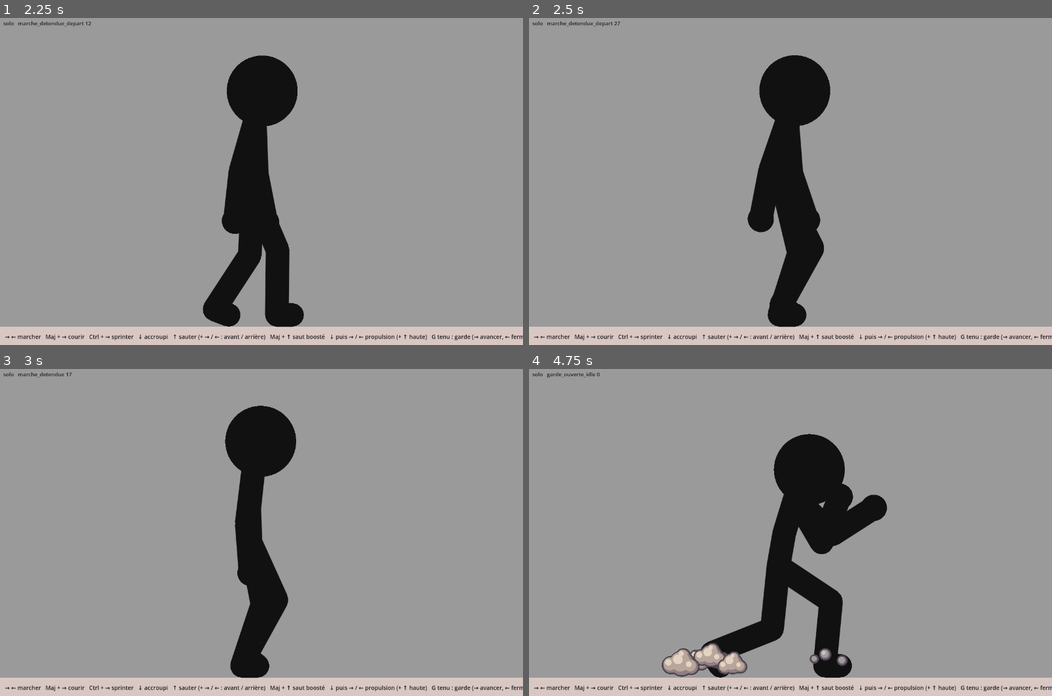
Above: before the commit, frames 1-4 (two rows, left to right).
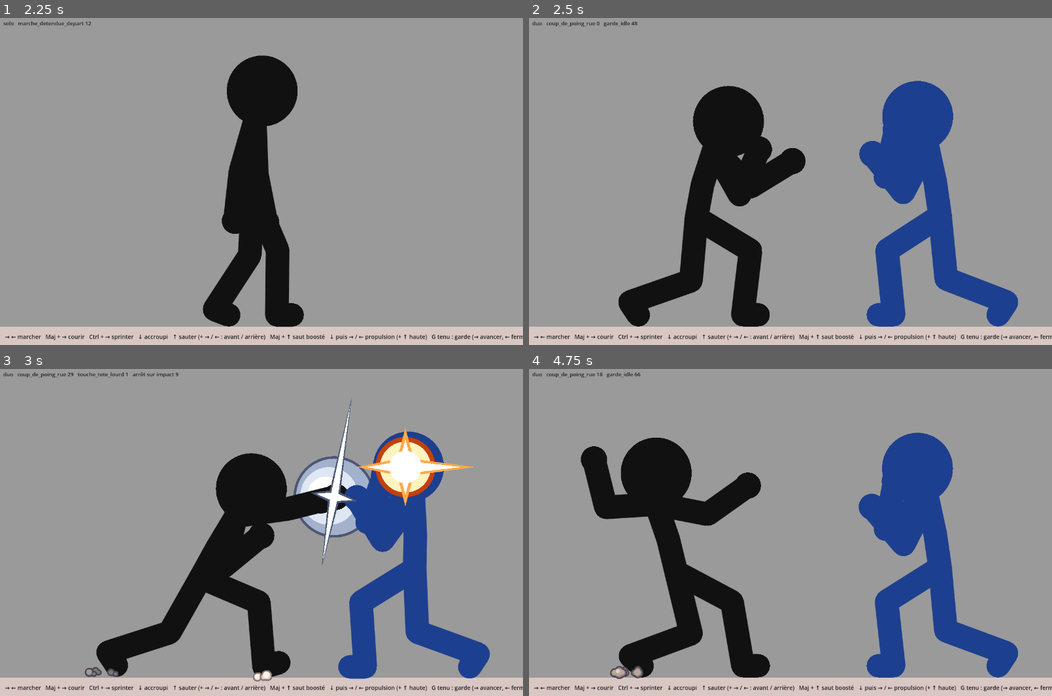
Above: after the commit, the same moments.

Repository: IzumiH2005/Testing
Game: Godot game, scene res://scenes/demo.tscn
Same seed, same stepped clock (60 frames per second), same inputs: the game is played once before the commit and once after it. This scene is started directly instead of the project's main scene.
Inputs (mouse positions are in pixels of both pictures, inside the frame that each line leads up to):
- Up to frame 1 (2.25 s): tap Enter at 0.5 s; drag from (261, 181) to (313, 109) at 0.52 s; drag from (156, 197) to (235, 246) at 1.27 s; move the mouse to (313, 109) at 2.02 s; hold Right from 2.03 s (still down); tap Z at 2.1 s
- Up to frame 2 (2.5 s): keep holding Right; tap F at 2.3 s
- Up to frame 3 (3 s): release Right at 2.75 s; drag from (235, 597) to (104, 483) at 2.77 s
- Up to frame 4 (4.75 s): move the mouse to (947, 581) at 3.52 s; hold Left 3.53-4.25 s; hold G 3.53-4.25 s; tap Space at 3.77, 4.25 s; tap F at 3.8 s; drag from (633, 483) to (712, 450) at 4.27 s

Frame 1 is identical in both runs. In frame 2, 24% of the frame differs, in the area x 0-94%, y 1-95%; in frame 3, 21%; in frame 4, 28%.

Commit message:
Coup de poing de rue travaillé depuis la garde ouverte, duo (touche F)
Co-Authored-By: Claude Opus 5.5 <noreply@anthropic.com>
Claude-Session: https://claude.ai/code/session_013wkJT9ZrGrrZzfFCfUVAVk

Diff:
--- /dev/null
+++ b/stickfight/anims/coup_de_poing_rue.json
@@ -0,0 +1,412 @@
+{
+ "nom": "coup_de_poing_rue",
+ "boucle": false,
+ "longueur": 64,
+ "base": "garde_ouverte",
+ "suivante": "garde_ouverte_idle",
+ "decalage": {
+  "neck": 2,
+  "chest": 1,
+  "armN": 1,
+  "foreN": 2
+ },
+ "trainees": [
+  {
+   "articulation": "handF",
+   "coude": "elbowF",
+   "de": 27,
+   "a": 31
+  }
+ ],
+ "evenements": [
+  {
+   "f": 8,
+   "type": "poussiere",
+   "articulation": "ankleF",
+   "dir": 180,
+   "taille": 0.35
+  },
+  {
+   "f": 29,
+   "type": "contact"
+  },
+  {
+   "f": 29,
+   "type": "hitstop",
+   "n": 9,
+   "tremble": 1.2
+  },
+  {
+   "f": 29,
+   "type": "choc",
+   "articulation": "handF",
+   "dir": -10,
+   "taille": 1.1
+  },
+  {
+   "f": 29,
+   "type": "poussiere",
+   "articulation": "ankleN",
+   "dir": 0,
+   "taille": 0.9
+  },
+  {
+   "f": 47,
+   "type": "poussiere",
+   "articulation": "ankleF",
+   "dir": 0,
+   "taille": 0.5
+  }
+ ],
+ "cles": [
+  {
+   "f": 0,
+   "nom": "garde",
+   "fixe": {
+    "x": 0.0,
+    "y": 72.13,
+    "root": 3,
+    "spineLow": 7,
+    "chest": 7,
+    "neck": 10,
+    "thighN": 59.31,
+    "shinN": 61.79,
+    "thighF": -2.82,
+    "shinF": 62.5,
+    "armN": 62.29,
+    "foreN": 77.17,
+    "armF": 47.2,
+    "foreF": 127.66
+   },
+   "etire": {
+    "armF": 1.0
+   },
+   "ancre": false
+  },
+  {
+   "f": 8,
+   "nom": "poids derrière",
+   "fixe": {
+    "x": -6,
+    "y": 70.6,
+    "root": -2,
+    "spineLow": 3,
+    "chest": 2,
+    "neck": 13,
+    "thighN": 57.1,
+    "shinN": 57.9,
+    "thighF": -2.1,
+    "shinF": 65.2,
+    "armN": 60.9,
+    "foreN": 75.6,
+    "armF": -21.8,
+    "foreF": 184.66
+   },
+   "etire": {
+    "armF": 0.95
+   },
+   "ancre": false,
+   "courbe": "auto"
+  },
+  {
+   "f": 16,
+   "nom": "armé",
+   "fixe": {
+    "x": -12,
+    "y": 68.6,
+    "root": -9,
+    "spineLow": -3,
+    "chest": -5,
+    "neck": 19,
+    "thighN": 52.7,
+    "shinN": 53.4,
+    "thighF": -3.6,
+    "shinF": 67.3,
+    "armN": 59.1,
+    "foreN": 46.4,
+    "armF": -101,
+    "foreF": 276
+   },
+   "etire": {
+    "armF": 0.95
+   },
+   "ancre": false,
+   "courbe": "dec"
+  },
+  {
+   "f": 22,
+   "nom": "tension",
+   "fixe": {
+    "x": -14,
+    "y": 68.0,
+    "root": -11,
+    "spineLow": -4,
+    "chest": -6,
+    "neck": 21,
+    "thighN": 51.1,
+    "shinN": 51.4,
+    "thighF": -2.5,
+    "shinF": 70.9,
+    "armN": 62.2,
+    "foreN": 34.9,
+    "armF": -109,
+    "foreF": 284
+   },
+   "etire": {
+    "armF": 0.97
+   },
+   "ancre": false,
+   "courbe": "acc-dec"
+  },
+  {
+   "f": 24,
+   "nom": "coude tombe",
+   "fixe": {
+    "x": -11,
+    "y": 68.3,
+    "root": -7,
+    "spineLow": -2,
+    "chest": -4,
+    "neck": 16,
+    "thighN": 55.4,
+    "shinN": 55.9,
+    "thighF": -2.7,
+    "shinF": 66.7,
+    "armN": 52.7,
+    "foreN": 62.9,
+    "armF": -48,
+    "foreF": 265
+   },
+   "etire": {
+    "armF": 1.0
+   },
+   "ancre": false,
+   "courbe": "acc"
+  },
+  {
+   "f": 25,
+   "nom": "départ",
+   "fixe": {
+    "x": -4,
+    "y": 69.0,
+    "root": 2,
+    "spineLow": 1,
+    "chest": -1,
+    "neck": 8,
+    "thighN": 71.8,
+    "shinN": 64.8,
+    "thighF": -1.2,
+    "shinF": 61.4,
+    "armN": 27.2,
+    "foreN": 121.6,
+    "armF": -13,
+    "foreF": 140
+   },
+   "etire": {
+    "armF": 1.0
+   },
+   "ancre": false,
+   "courbe": "lin"
+  },
+  {
+   "f": 26,
+   "nom": "sortie",
+   "fixe": {
+    "x": 4,
+    "y": 68.4,
+    "root": 9,
+    "spineLow": 4,
+    "chest": 1,
+    "neck": 2,
+    "thighN": 79.4,
+    "shinN": 62.9,
+    "thighF": -2.9,
+    "shinF": 55.3,
+    "armN": 19.3,
+    "foreN": 138.6,
+    "armF": 49,
+    "foreF": 90
+   },
+   "etire": {
+    "armF": 1.0
+   },
+   "ancre": false,
+   "courbe": "lin"
+  },
+  {
+   "f": 27,
+   "nom": "montée",
+   "fixe": {
+    "x": 10,
+    "y": 67.5,
+    "root": 14,
+    "spineLow": 6,
+    "chest": 2,
+    "neck": -2,
+    "thighN": 82.4,
+    "shinN": 58.8,
+    "thighF": -4.2,
+    "shinF": 51.6,
+    "armN": 16.3,
+    "foreN": 143.8,
+    "armF": 87,
+    "foreF": 50
+   },
+   "etire": {
+    "armF": 1.0
+   },
+   "ancre": false,
+   "courbe": "lin"
+  },
+  {
+   "f": 29,
+   "nom": "contact",
+   "fixe": {
+    "x": 19,
+    "y": 65.5,
+    "root": 22,
+    "spineLow": 7,
+    "chest": 2,
+    "neck": -6,
+    "thighN": 88.9,
+    "shinN": 62.3,
+    "thighF": -7.5,
+    "shinF": 42.7,
+    "armN": 16.9,
+    "foreN": 150.0,
+    "armF": 129,
+    "foreF": 6
+   },
+   "etire": {
+    "armF": 1.0
+   },
+   "ancre": false,
+   "courbe": "dec"
+  },
+  {
+   "f": 34,
+   "nom": "trop loin",
+   "fixe": {
+    "x": 29,
+    "y": 61.5,
+    "root": 30,
+    "spineLow": 8,
+    "chest": 4,
+    "neck": -4,
+    "thighN": 102.0,
+    "shinN": 82.8,
+    "thighF": -6.3,
+    "shinF": 40.7,
+    "armN": -30.0,
+    "foreN": 102.7,
+    "armF": 124,
+    "foreF": 5
+   },
+   "etire": {
+    "armF": 1.0
+   },
+   "ancre": false,
+   "courbe": "dec"
+  },
+  {
+   "f": 41,
+   "nom": "rattrapé",
+   "fixe": {
+    "x": 33,
+    "y": 64.5,
+    "root": 22,
+    "spineLow": 9,
+    "chest": 7,
+    "neck": 2,
+    "thighN": 88.6,
+    "shinN": 81.2,
+    "thighF": 7.6,
+    "shinF": 77.2,
+    "armN": -11.3,
+    "foreN": 132.4,
+    "armF": 96,
+    "foreF": 52
+   },
+   "etire": {
+    "armF": 1.0
+   },
+   "ancre": false,
+   "courbe": "acc-dec"
+  },
+  {
+   "f": 47,
+   "nom": "pied ramené",
+   "fixe": {
+    "x": 31,
+    "y": 70.4,
+    "root": 7,
+    "spineLow": 7,
+    "chest": 6,
+    "neck": 9,
+    "thighN": 65.8,
+    "shinN": 67.0,
+    "thighF": 0.7,
+    "shinF": 64.4,
+    "armN": 54.0,
+    "foreN": 105.0,
+    "armF": 44.2,
+    "foreF": 147.66
+   },
+   "etire": {
+    "armF": 1.0
+   },
+   "ancre": false,
+   "courbe": "dec"
+  },
+  {
+   "f": 54,
+   "nom": "tassé",
+   "fixe": {
+    "x": 30.0,
+    "y": 71.4,
+    "root": 4,
+    "spineLow": 8,
+    "chest": 8,
+    "neck": 11,
+    "thighN": 61.5,
+    "shinN": 63.5,
+    "thighF": -1.4,
+    "shinF": 64.0,
+    "armN": 65.29,
+    "foreN": 74.17,
+    "armF": 52.2,
+    "foreF": 122.66
+   },
+   "etire": {
+    "armF": 1.0
+   },
+   "ancre": false,
+   "courbe": "acc-dec"
+  },
+  {
+   "f": 64,
+   "nom": "garde",
+   "fixe": {
+    "x": 30.0,
+    "y": 72.13,
+    "root": 3,
+    "spineLow": 7,
+    "chest": 7,
+    "neck": 10,
+    "thighN": 59.31,
+    "shinN": 61.79,
+    "thighF": -2.82,
+    "shinF": 62.5,
+    "armN": 62.29,
+    "foreN": 77.17,
+    "armF": 47.2,
+    "foreF": 127.66
+   },
+   "etire": {
+    "armF": 1.0
+   },
+   "ancre": false,
+   "courbe": "acc-dec"
+  }
+ ]
+}
--- /dev/null
+++ b/stickfight/anims/duo_coup_de_poing_rue.json
@@ -0,0 +1,10 @@
+{
+ "nom": "duo_coup_de_poing_rue",
+ "longueur": 115,
+ "acteurs": [
+  {"x": 0, "facing": 1, "couleur": "#111111", "anim": "garde_ouverte_idle", "t0": 0,
+   "programme": [{"contact": 40, "anim": "coup_de_poing_rue", "fondu": 3}]},
+  {"x": 158, "facing": -1, "couleur": "#1d3f8f", "anim": "garde_idle", "t0": 37,
+   "programme": [{"contact": 40, "anim": "touche_tete_lourd", "fondu": 1}]}
+ ]
+}
--- a/stickfight/scripts/demo.gd
+++ b/stickfight/scripts/demo.gd
@@ -64,7 +64,7 @@
 		"res://anims/duo_touche_jambe.json", "res://anims/duo_touche_accroupi.json",
 		"res://anims/duo_sonne.json", "res://anims/duo_chute_arriere.json", "res://anims/duo_fauche.json", "res://anims/duo_effondrement.json",
 		"res://anims/duo_touche_au_sol.json", "res://anims/duo_releve.json", "res://anims/duo_releve_roulade.json",
-		"res://anims/duo_ko.json"]
+		"res://anims/duo_ko.json", "res://anims/duo_coup_de_poing_rue.json"]
 const HISTORY_MAX := 600
 ## Écart maximal, en images, entre les deux appuis sur → d'un dash.
 const DOUBLE_APPUI := 14
@@ -76,7 +76,7 @@
 ## Images minimales passées dans accroupi_repos_idle avant qu'une propulsion
 ## puisse partir (le fondu de retour de la propulsion précédente se termine).
 const PROPULSION_DELAI := 4
-const HELP := "→ ← marcher   Maj + → courir   Ctrl + → sprin …(980 unchanged characters)… C duo relevé / relevé en roulade / KO   R repos   ·   Espace pause   ← → image par image   L ralenti   D squelette"
+const HELP := "→ ← marcher   Maj + → courir   Ctrl + → sprin …(980 unchanged characters)… C duo relevé / relevé en roulade / KO   F duo coup de poing de rue   R repos   ·   Espace pause   ← → image par image   L ralenti   D squelette"
 
 ## Esquives des touches 1 à 6, dans l'ordre.
 const ESQUIVES := ["sway", "slip", "baisse", "cote", "saut_arriere", "saut_balayage"]
@@ -511,6 +511,8 @@
 				_duo(DUOS[15])
 			else:
 				_duo(DUOS[14] if ev.shift_pressed else DUOS[13])
+		KEY_F:
+			_duo(DUOS[20])
 		KEY_U:
 			if mode == "solo" and not ev.echo:
 				combat.couche(combat.fighters[0], "armure_encaisse")
